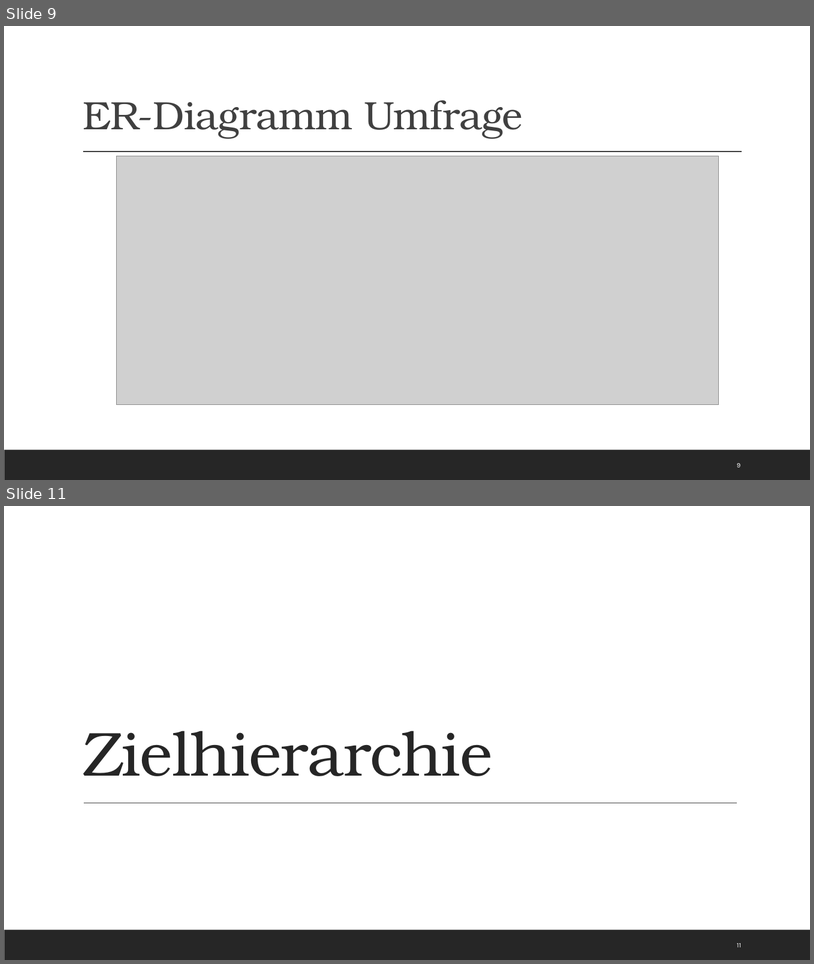
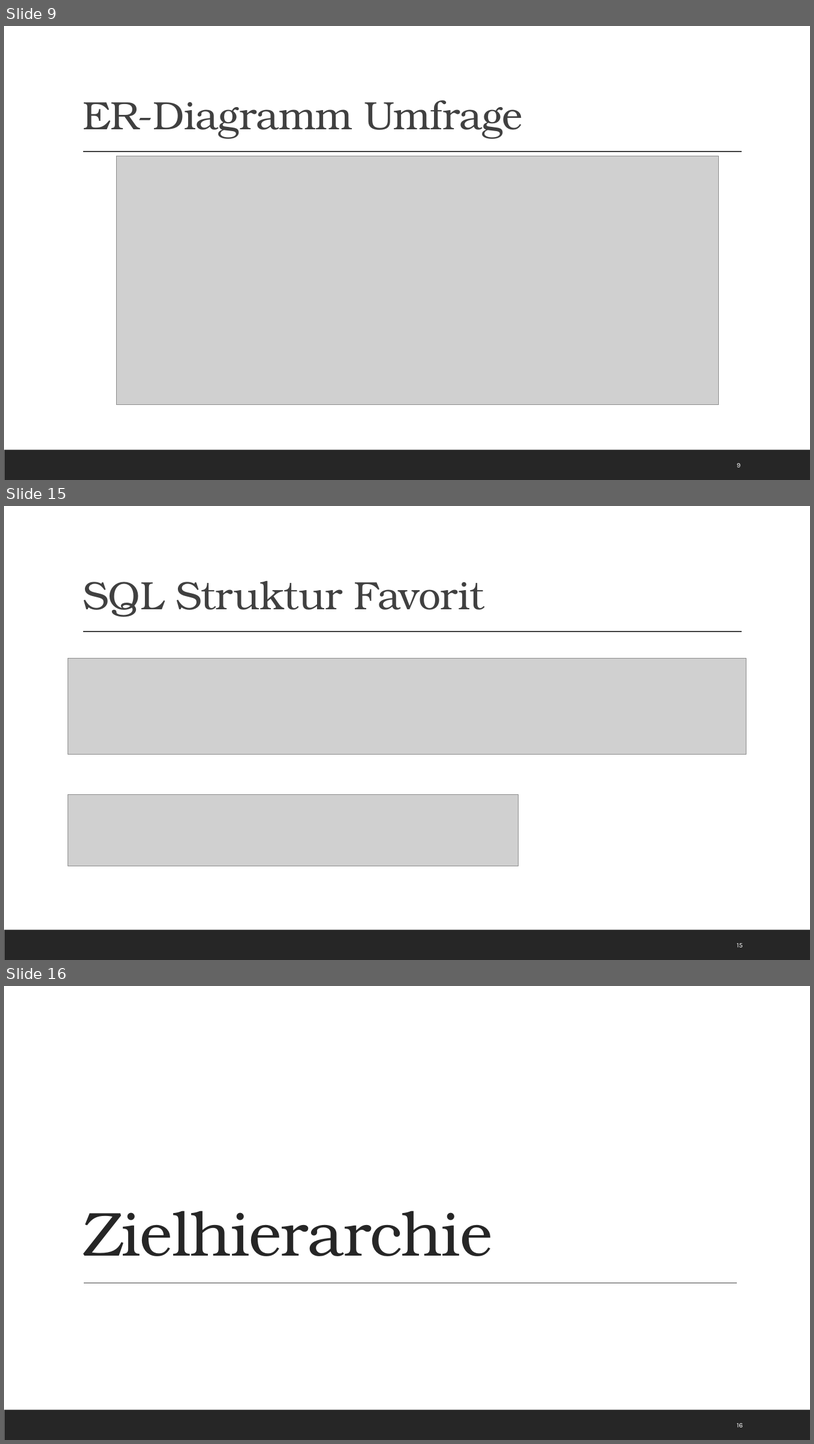
Before and after one commit to Kplacken/EPWS2020SerttasPlackenhohn, a slide deck: Audits/Audit 4/WS2020_SerttasPlackenhohn_Audit4.pptx. Shown one above the other, each under a label of ours: slides 9 and 11 before the commit, slides 9, 15 and 16 after it; the slides between them are not shown. The pictures are 814x964 and 814x1444 pixels, drawn with LibreOffice and Linux fonts; fonts in the diff are those of the drawing; grey boxes stand for pictures. Boxes give left, top, right and bottom in pixels: in the first picture for what was removed or moved away, otherwise in the second. Text is boxed around its words. In the diff, an @@ line names an element or a change of style, - is before the commit and + after.

```diff
--- a/Audits/Audit 4/WS2020_SerttasPlackenhohn_Audit4.pptx
+++ b/Audits/Audit 4/WS2020_SerttasPlackenhohn_Audit4.pptx
@@ slide 15 added at (4, 506, 810, 960), background #FFFFFF; not listed: 2 template elements that a slide beside it also shows @@
@@ title added at (83, 581, 485, 617), 47 pt, text #404040 @@
+SQL Struktur Favorit
@@ picture added at (68, 658, 747, 754) @@
@@ picture added at (68, 795, 519, 866) @@
@@ page number added at (737, 943, 743, 947), 8 pt, text #FFFFFF @@
+15
@@ what was slide 11 is now slide 16 @@
@@ page number at (737, 1423, 743, 1427): text changed @@
-11
+16
```
Also in this commit, not shown: 4 slides changed, 4 other slides added.
